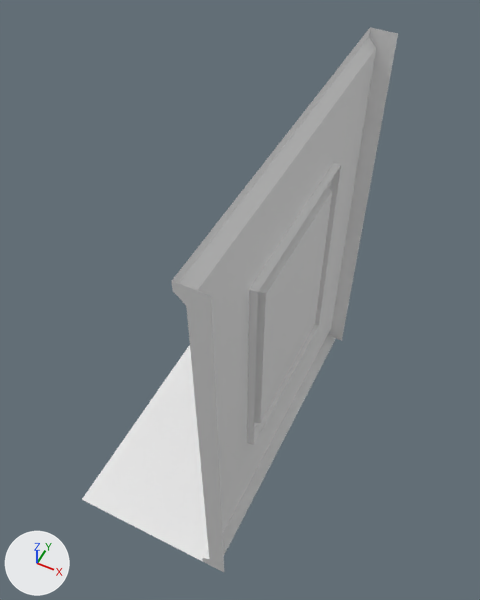
Two versions of the FBX model Source/Building/EXPORTS/WallWindow.FBX, one commit apart.
Both versions are drawn from a 50 mm lens placed at (0.79, -2.27, 4.11), pointed at (-0.36, 0.04, 1.24). Lighting does not change. The marker at lower left points along +X, +Y and +Z. Where no turn or scale is listed for an object, it has been applied to the vertices.

Objects in the first picture: 'Ground', 'Wall', 'Window'.
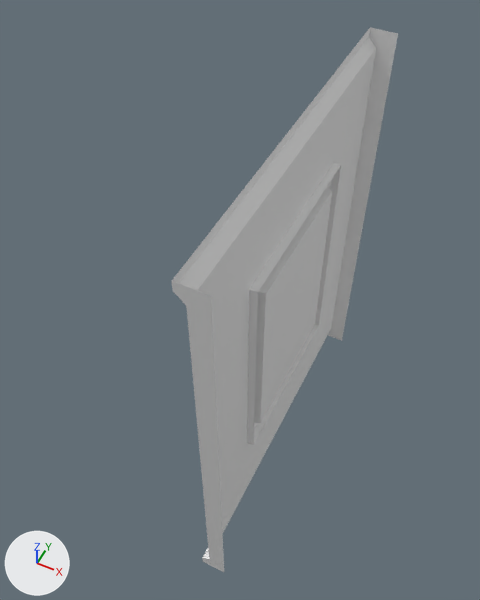
The newer file is also turned or shifted as a whole; pictures and numbers use the older file's frame.

Boxes [x1, y1, x2, y2] around the edits, measured in the pictures (480 x 600 px):
'Ground', deleted
    before: [82, 335, 336, 561]

What the commit changed:
Object 'Ground' (ob_ground) is deleted.
